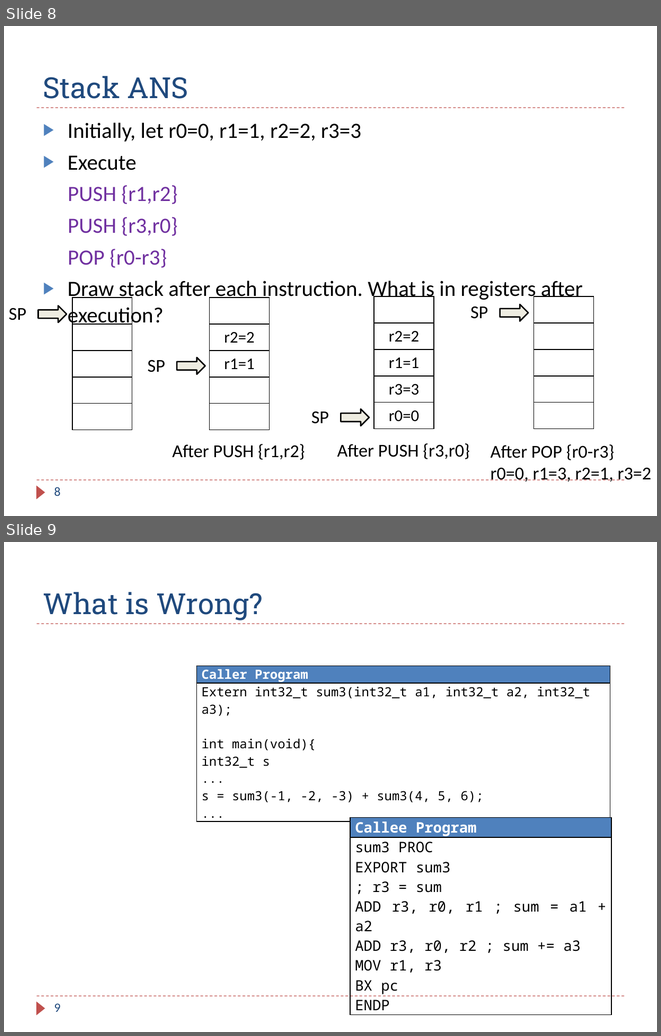
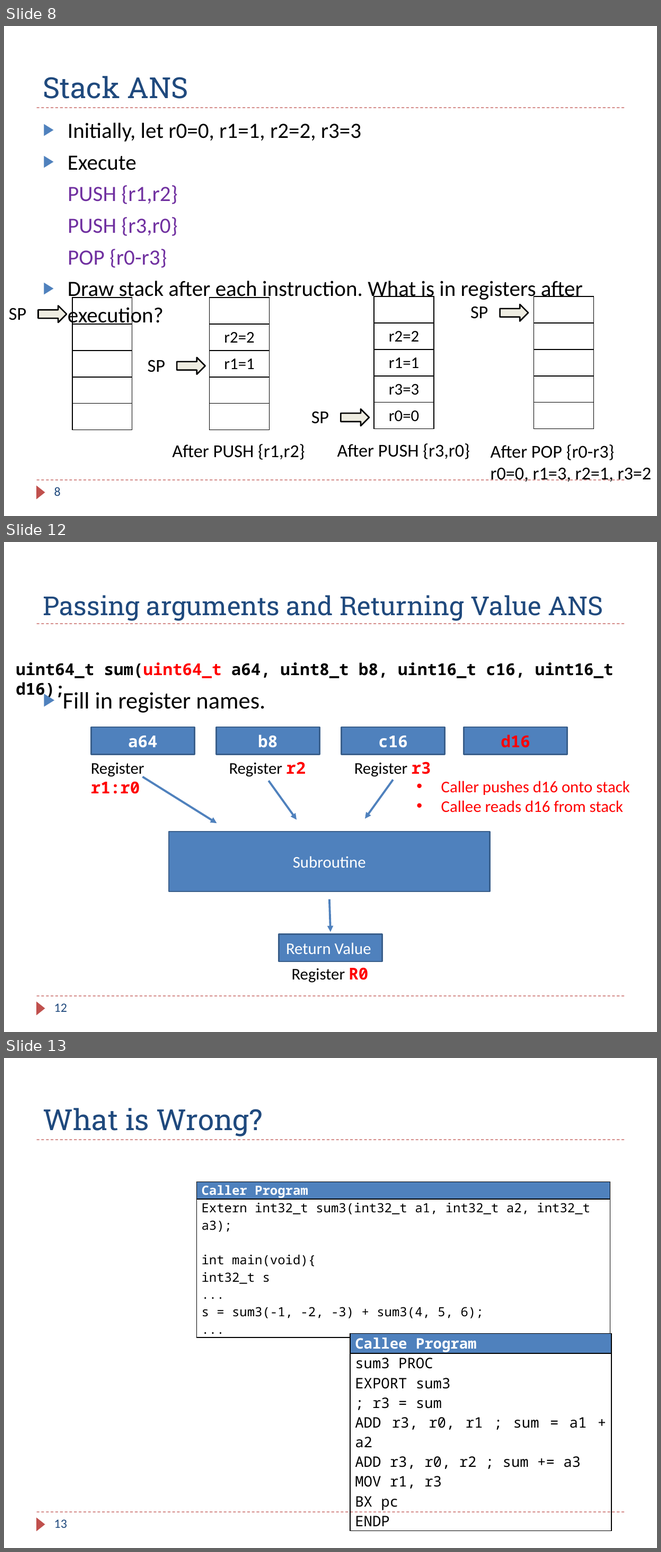
Before and after one commit to guhofstra/CSC111Fa25, a slide deck: PPTs/Ch8_ARM_Subroutines_Exercises ANS.pptx. Shown one above the other, each under a label of ours: slides 8 and 9 before the commit, slides 8, 12 and 13 after it; the slides between them are not shown. The pictures are 661x1036 and 661x1552 pixels, drawn with LibreOffice and Linux fonts; fonts in the diff are those of the drawing. Boxes give left, top, right and bottom in pixels: in the first picture for what was removed or moved away, otherwise in the second. Text is boxed around its words. In the diff, an @@ line names an element or a change of style, - is before the commit and + after.

```diff
--- a/PPTs/Ch8_ARM_Subroutines_Exercises ANS.pptx
+++ b/PPTs/Ch8_ARM_Subroutines_Exercises ANS.pptx
@@ slide 12 added at [4,542,657,1032], background #FFFFFF; not listed: 3 template elements that a slide beside it also shows @@
@@ title added at [43,595,603,621], 28.8 pt, text #1F497D @@
+Passing arguments and Returning Value ANS
@@ text added at [16,662,614,678], 18 pt, text #000000, bold @@
+uint64_t sum(uint64_t a64, uint8_t b8, uint16_t c16, uint16_t d16);
@@ text added at [63,692,265,713], 26 pt, text #000000 @@
+▶ Fill in register names.
@@ rectangle added at [91,727,194,754], fill #4F81BD, outline #3A5F8C 1.5 pt, 18 pt, text #FFFFFF, bold @@
+a64
@@ rectangle added at [216,727,319,754], fill #4F81BD, outline #3A5F8C 1.5 pt, 18 pt, text #FFFFFF, bold @@
+b8
@@ rectangle added at [342,727,445,754], fill #4F81BD, outline #3A5F8C 1.5 pt, 18 pt, text #FFFFFF, bold @@
+c16
@@ rectangle added at [464,727,567,754], fill #4F81BD, outline #3A5F8C 1.5 pt, 18 pt, text #FF0000, bold @@
+d16
@@ text added at [91,762,144,794], 18 pt, text #000000 @@
+Register r1:r0
@@ text added at [229,761,306,777], 18 pt, text #000000 @@
+Register r2
@@ text added at [354,761,431,777], 18 pt, text #000000 @@
+Register r3
@@ arrow added from (142, 776) to (217, 823), #4F81BD 2.25 pt @@
@@ arrow added from (393, 779) to (365, 818), #4F81BD 2.25 pt @@
@@ arrow added from (268, 780) to (297, 820), #4F81BD 2.25 pt @@
@@ text added at [441,780,629,812], 18 pt, text #FF0000 @@
+• Caller pushes d16 onto stack
+• Callee reads d16 from stack
@@ rectangle added at [168,831,490,891], fill #4F81BD, outline #3A5F8C 1.5 pt, 18 pt, text #FFFFFF @@
+Subroutine
@@ arrow added from (329, 899) to (330, 932), #4F81BD 2.25 pt @@
@@ rectangle added at [279,934,382,961], fill #4F81BD, outline #3A5F8C 1.5 pt, 18 pt, text #FFFFFF @@
+Return Value
@@ text added at [292,967,368,982], 18 pt, text #000000 @@
+Register R0
@@ page number added at [54,1003,67,1012], 14 pt, text #1F497D @@
+12
@@ what was slide 9 is now slide 13 @@
@@ page number at [54,1519,67,1528]: text changed @@
-9
+13
```
Also in this commit, not shown: 4 slides changed, 7 other slides added, 40 other files.
